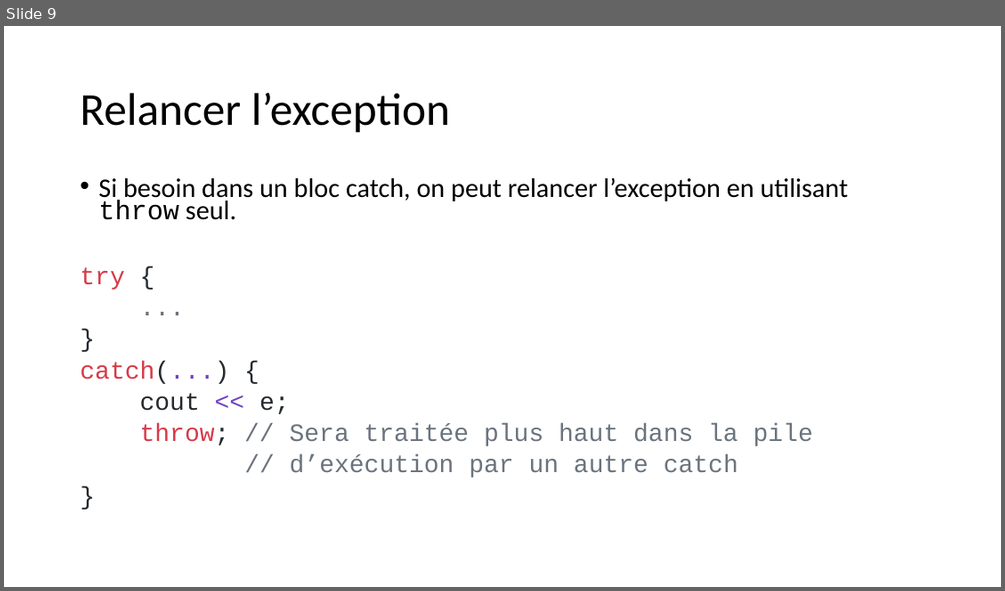
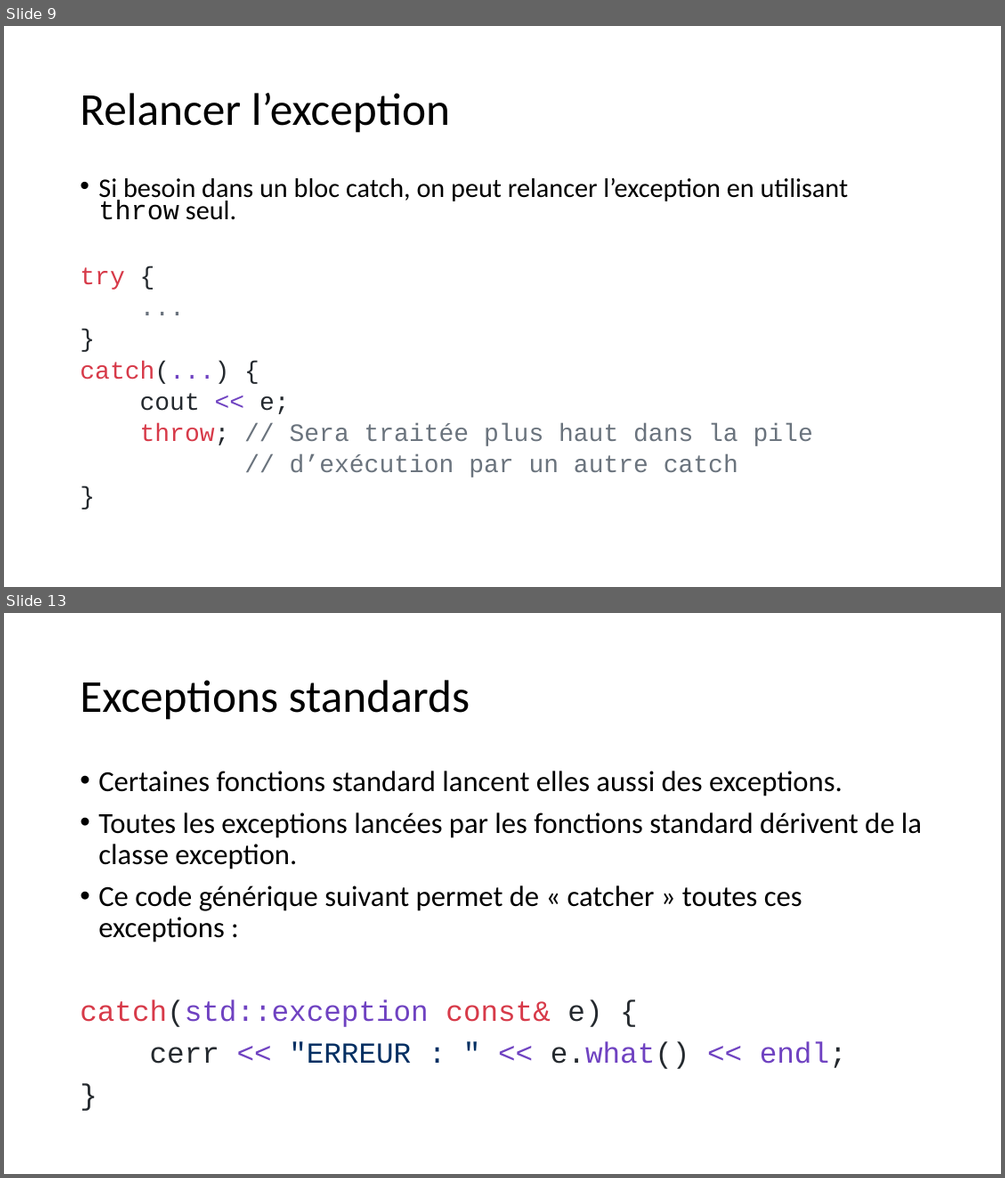
Before and after one commit to beerserker/BTS2, a slide deck: 02_CPP/03_Exceptions/bts2_exceptions.pptx. Shown one above the other, each under a label of ours: slide 9 before the commit, slides 9 and 13 after it; the slides between them are not shown. The pictures are 1005x591 and 1005x1178 pixels, drawn with LibreOffice and Linux fonts; fonts in the diff are those of the drawing. Boxes give left, top, right and bottom in pixels: in the first picture for what was removed or moved away, otherwise in the second. Text is boxed around its words. In the diff, an @@ line names an element or a change of style, - is before the commit and + after.

Commit message:
exceptions v2

```diff
--- a/02_CPP/03_Exceptions/bts2_exceptions.pptx
+++ b/02_CPP/03_Exceptions/bts2_exceptions.pptx
@@ slide 13 added at box(4, 613, 1001, 1174), background #FFFFFF @@
@@ title added at box(80, 680, 469, 720), 44 pt, text #000000 @@
+Exceptions standards
@@ text added at box(80, 771, 922, 1069), 28 pt, text #000000 @@
+• Certaines fonctions standard lancent elles aussi des exceptions.
+• Toutes les exceptions lancées par les fonctions standard dérivent de la classe exception.
+• Ce code générique suivant permet de « catcher » toutes ces exceptions :
+catch(std::exception const& e) {
+cerr << "ERREUR : " << e.what() << endl;
+}
```
Also in this commit, not shown: 4 other slides added, 1 other file.
